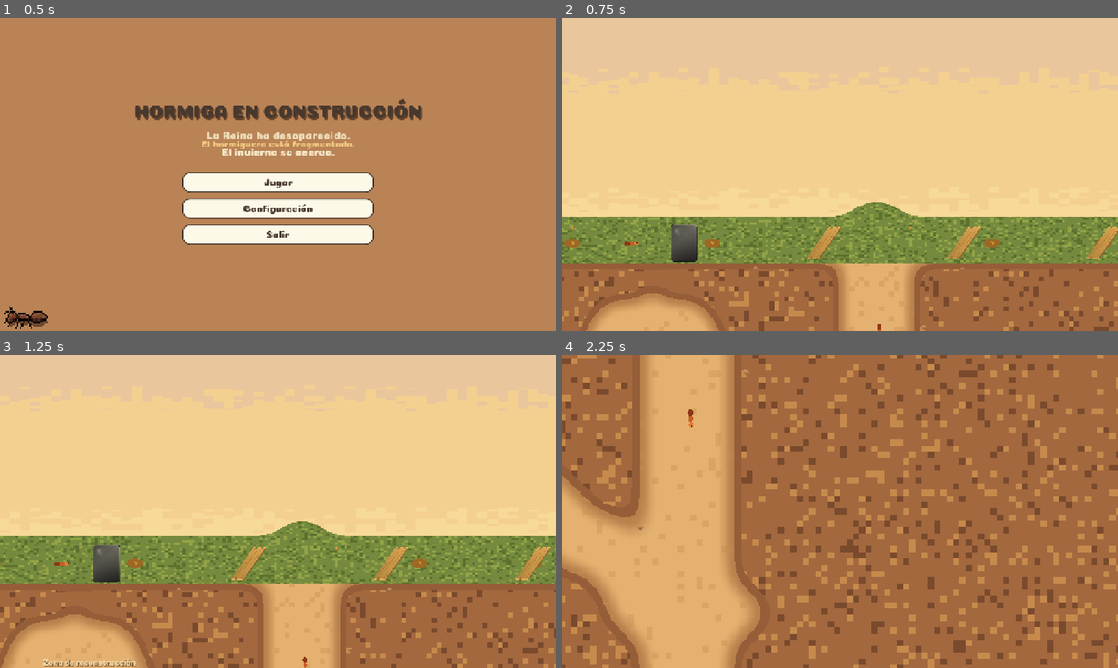
Above: before the commit, frames 1-4 (two rows, left to right).
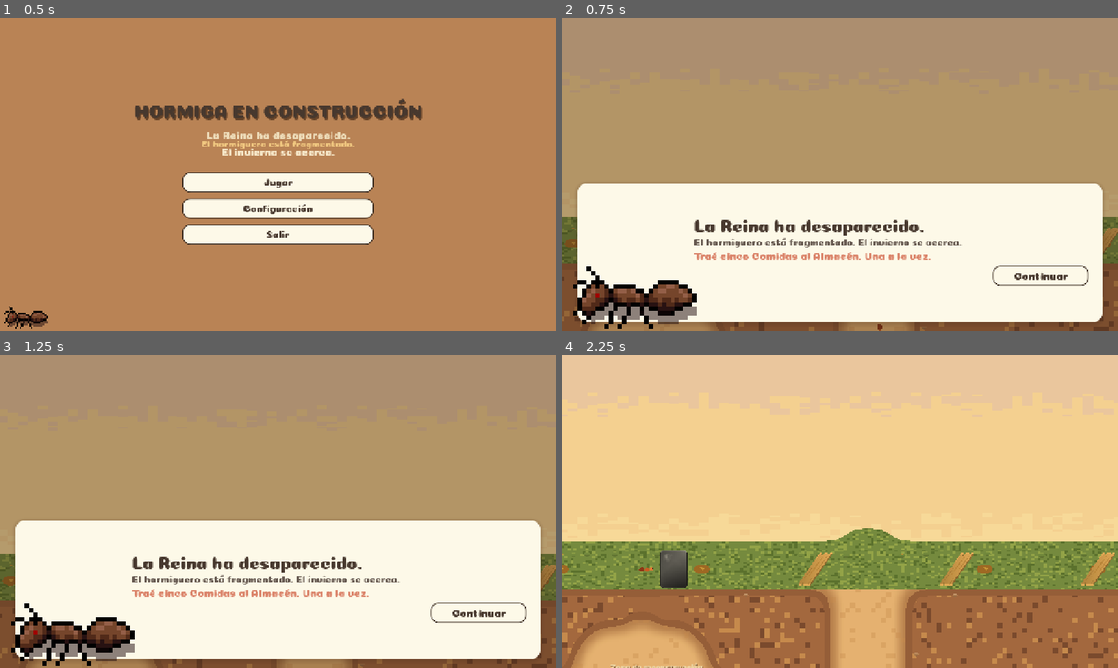
Above: after the commit, the same moments.

Repository: The-glitch-girls/an-ant-game
Game: Godot game, scene res://src/menu/menu.tscn
The game is run twice, just before and just after one commit, with the same random seed, the same clock (stepped at 60 frames per second) and the same inputs.
Inputs (mouse positions are in pixels of both pictures, inside the frame that each line leads up to):
- Up to frame 1 (0.5 s): no input
- Up to frame 2 (0.75 s): click "Jugar" at 0.5 s
- Up to frame 3 (1.25 s): no input
- Up to frame 4 (2.25 s): click (1040, 611) at 1.25 s, where only the run after the commit has a clickable "Continuar"; tap Enter (ui_accept) at 2 s; hold D (mover_derecha) from 2.03 s (still down); hold Enter (ui_accept) from 2.03 s (still down)

Frame 1 is identical in both runs. In frame 2, 100% of the frame differs, in the area x 0-100%, y 0-100%; in frame 3, 99%; in frame 4, 88%.

Commit message:
Show a situation card when play starts.
Jugar used to drop straight into the nest; the ant and a bottom card now tell the player why five Comidas matter before the camera moves.

Diff:
--- a/src/mundo/mundo.gd
+++ b/src/mundo/mundo.gd
@@ -47,7 +47,7 @@
 	_construir_larvas()
 	_construir_clima()
 	_construir_ui()
-	_bajar_al_nido()
+	_mostrar_onboarding()
 
 
 func _pintar_cielo() -> void:
@@ -321,6 +321,12 @@
 	_mini_mapa.marcar(_hormiga.position)
 	_mini_mapa.visible = false
 	capa.add_child(_mini_mapa)
+
+
+func _mostrar_onboarding() -> void:
+	var intro := Onboarding.new()
+	add_child(intro)
+	intro.termino.connect(_bajar_al_nido)
 
 
 func _bajar_al_nido() -> void:
--- /dev/null
+++ b/src/ui/onboarding.gd
@@ -0,0 +1,129 @@
+class_name Onboarding
+extends CanvasLayer
+
+signal termino
+
+var _raiz: Control
+var _hormiga: Sprite2D
+var _frame := 12
+var _cerrado: bool = false
+
+
+func _ready() -> void:
+	layer = 20
+	_armar()
+
+
+func _armar() -> void:
+	_raiz = Control.new()
+	_raiz.set_anchors_preset(Control.PRESET_FULL_RECT)
+	_raiz.mouse_filter = Control.MOUSE_FILTER_STOP
+	add_child(_raiz)
+
+	var velo := ColorRect.new()
+	velo.color = Color(0.16, 0.09, 0.05, 0.32)
+	velo.set_anchors_preset(Control.PRESET_FULL_RECT)
+	velo.mouse_filter = Control.MOUSE_FILTER_IGNORE
+	_raiz.add_child(velo)
+
+	var card := UiCozzy.tarjeta()
+	var panel: StyleBoxFlat = card.get_theme_stylebox("panel").duplicate()
+	panel.set_content_margin_all(32)
+	card.add_theme_stylebox_override("panel", panel)
+	card.set_anchors_preset(Control.PRESET_BOTTOM_WIDE)
+	card.offset_left = 36
+	card.offset_right = -36
+	card.offset_top = -340
+	card.offset_bottom = -20
+	_raiz.add_child(card)
+
+	var fila := HBoxContainer.new()
+	fila.add_theme_constant_override("separation", 36)
+	fila.set_anchors_and_offsets_preset(Control.PRESET_FULL_RECT)
+	card.add_child(fila)
+
+	var hueco := Control.new()
+	hueco.custom_minimum_size = Vector2(200, 0)
+	hueco.mouse_filter = Control.MOUSE_FILTER_IGNORE
+	fila.add_child(hueco)
+	_crear_hormiga(hueco)
+
+	var col := VBoxContainer.new()
+	col.size_flags_horizontal = Control.SIZE_EXPAND_FILL
+	col.add_theme_constant_override("separation", 14)
+	col.alignment = BoxContainer.ALIGNMENT_CENTER
+	fila.add_child(col)
+
+	var titulo := Label.new()
+	titulo.text = "La Reina ha desaparecido."
+	titulo.autowrap_mode = TextServer.AUTOWRAP_WORD_SMART
+	UiCozzy.estilar_texto(titulo, 40)
+	col.add_child(titulo)
+
+	var situacion := Label.new()
+	situacion.text = "El hormiguero está fragmentado. El invierno se acerca."
+	situacion.autowrap_mode = TextServer.AUTOWRAP_WORD_SMART
+	UiCozzy.estilar_texto(situacion, 22, Paleta.TINTA.lightened(0.16))
+	col.add_child(situacion)
+
+	var mision := Label.new()
+	mision.text = "Traé cinco Comidas al Almacén. Una a la vez."
+	mision.autowrap_mode = TextServer.AUTOWRAP_WORD_SMART
+	UiCozzy.estilar_texto(mision, 24, Paleta.TERRACOTA)
+	col.add_child(mision)
+
+	var acciones := HBoxContainer.new()
+	acciones.alignment = BoxContainer.ALIGNMENT_END
+	acciones.size_flags_horizontal = Control.SIZE_EXPAND_FILL
+	col.add_child(acciones)
+	var seguir := Button.new()
+	seguir.text = "Continuar"
+	seguir.custom_minimum_size = Vector2(220, 52)
+	UiCozzy.estilar_boton(seguir)
+	seguir.add_theme_font_size_override("font_size", 24)
+	seguir.pressed.connect(_cerrar)
+	acciones.add_child(seguir)
+
+
+func _crear_hormiga(padre: Control) -> void:
+	_hormiga = Sprite2D.new()
+	_hormiga.texture = preload("res://assets/mpandiarajan_ants.png")
+	_hormiga.hframes = 12
+	_hormiga.vframes = 8
+	_hormiga.frame = 12
+	_hormiga.texture_filter = CanvasItem.TEXTURE_FILTER_NEAREST
+	_hormiga.scale = Vector2(3.4, 3.4)
+	_hormiga.position = Vector2(100, 150)
+	padre.add_child(_hormiga)
+	var timer := Timer.new()
+	timer.wait_time = 0.14
+	timer.autostart = true
+	add_child(timer)
+	timer.timeout.connect(_animar)
+
+
+func _animar() -> void:
+	if _hormiga == null:
+		return
+	_frame += 1
+	if _frame > 14:
+		_frame = 12
+	_hormiga.frame = _frame
+
+
+func _unhandled_input(event: InputEvent) -> void:
+	if event.is_action_pressed("ui_accept") or event.is_action_pressed("saltar"):
+		_cerrar()
+		get_viewport().set_input_as_handled()
+
+
+func _cerrar() -> void:
+	if _cerrado:
+		return
+	_cerrado = true
+	var tw := create_tween()
+	tw.tween_property(_raiz, "modulate:a", 0.0, 0.32).set_ease(Tween.EASE_IN_OUT)
+	tw.tween_callback(func() -> void:
+		termino.emit()
+		queue_free()
+	)
Not shown, added: src/ui/onboarding.gd.uid
